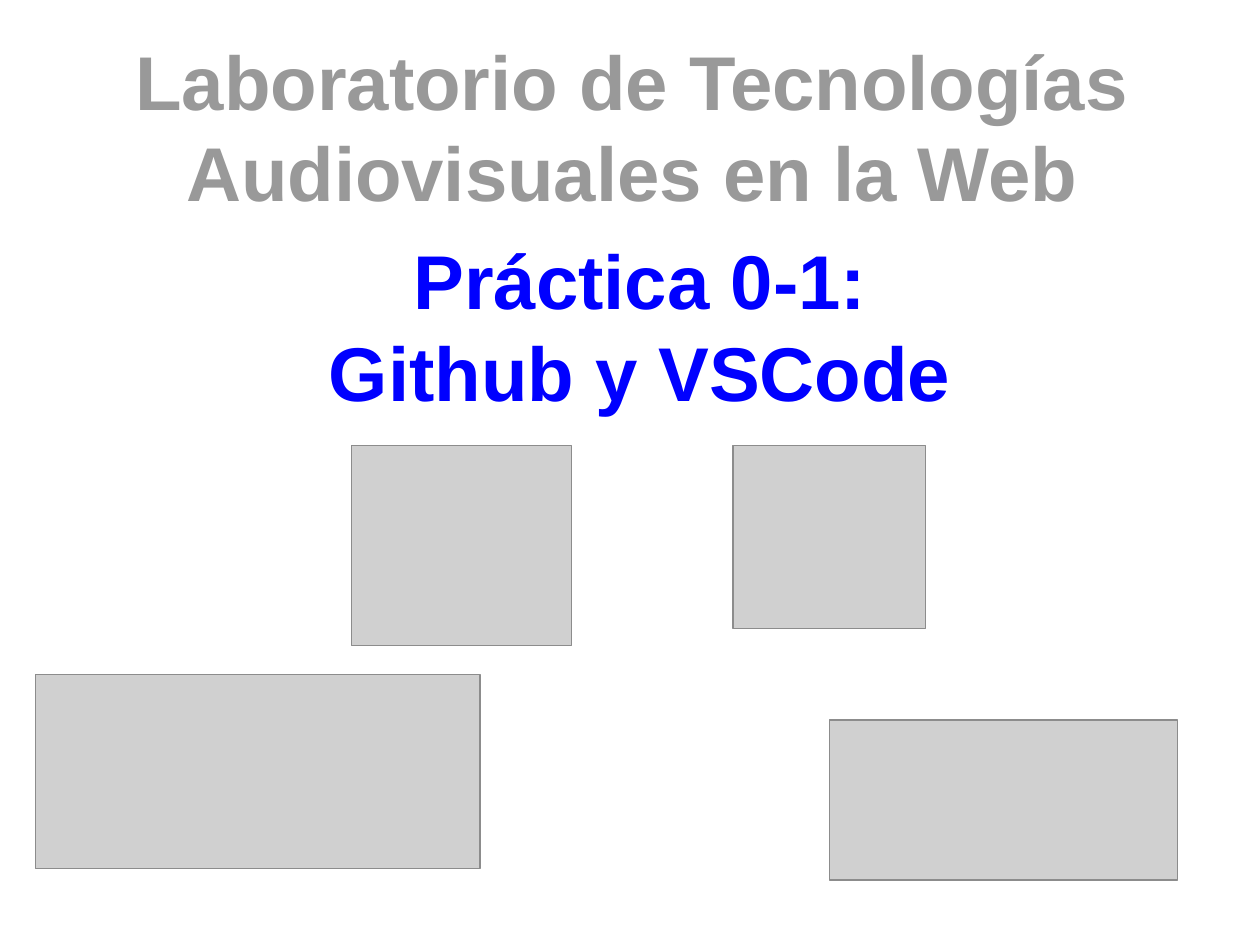
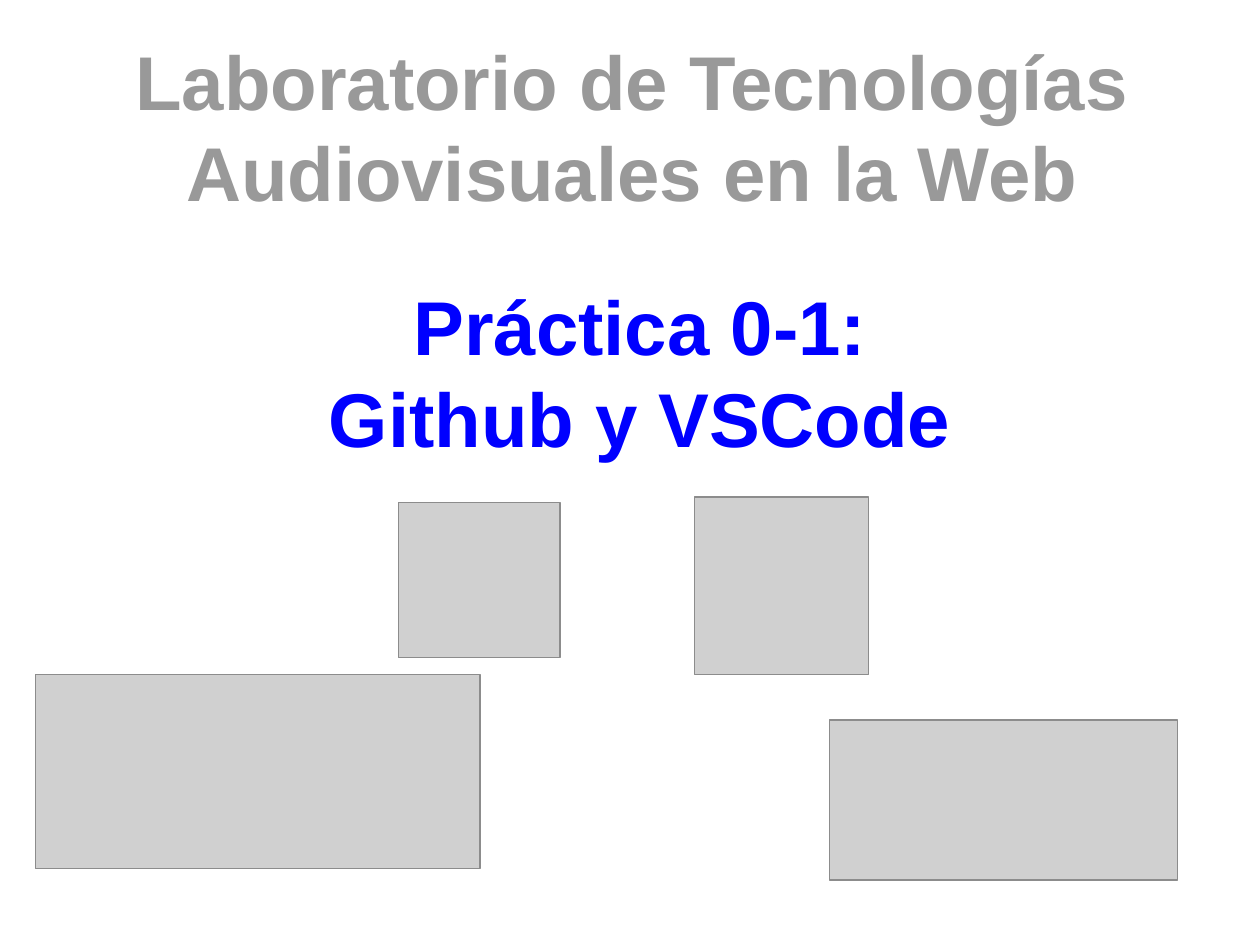
Before and after one commit to myTeachingURJC/2021-2022-LTAW, a slide deck: slide 1 of L01/Portada/Portada.odp. Drawn at 1260x945 pixels with LibreOffice and Linux fonts; fonts in the diff are those of the drawing; grey boxes stand for pictures. Boxes give left, top, right and bottom in pixels: in the first picture for what was removed or moved away, otherwise in the second. Text is boxed around its words. In the diff, an @@ line names an element or a change of style, - is before the commit and + after.

```diff
--- a/L01/Portada/Portada.odp
+++ b/L01/Portada/Portada.odp
@@ title "Práctica 0-1: Github y VSCode": place and size @@
-title "Práctica 0-1: Github y VSCode" at <box>329,253,951,415</box>
+title "Práctica 0-1: Github y VSCode" at <box>329,299,951,461</box>
@@ picture: place and size @@
-picture at <box>733,446,926,629</box>
+picture at <box>398,503,560,657</box>
@@ picture: place and size @@
-picture at <box>351,446,572,646</box>
+picture at <box>694,497,869,675</box>
```
Also in this commit, not shown: 1 other file.
